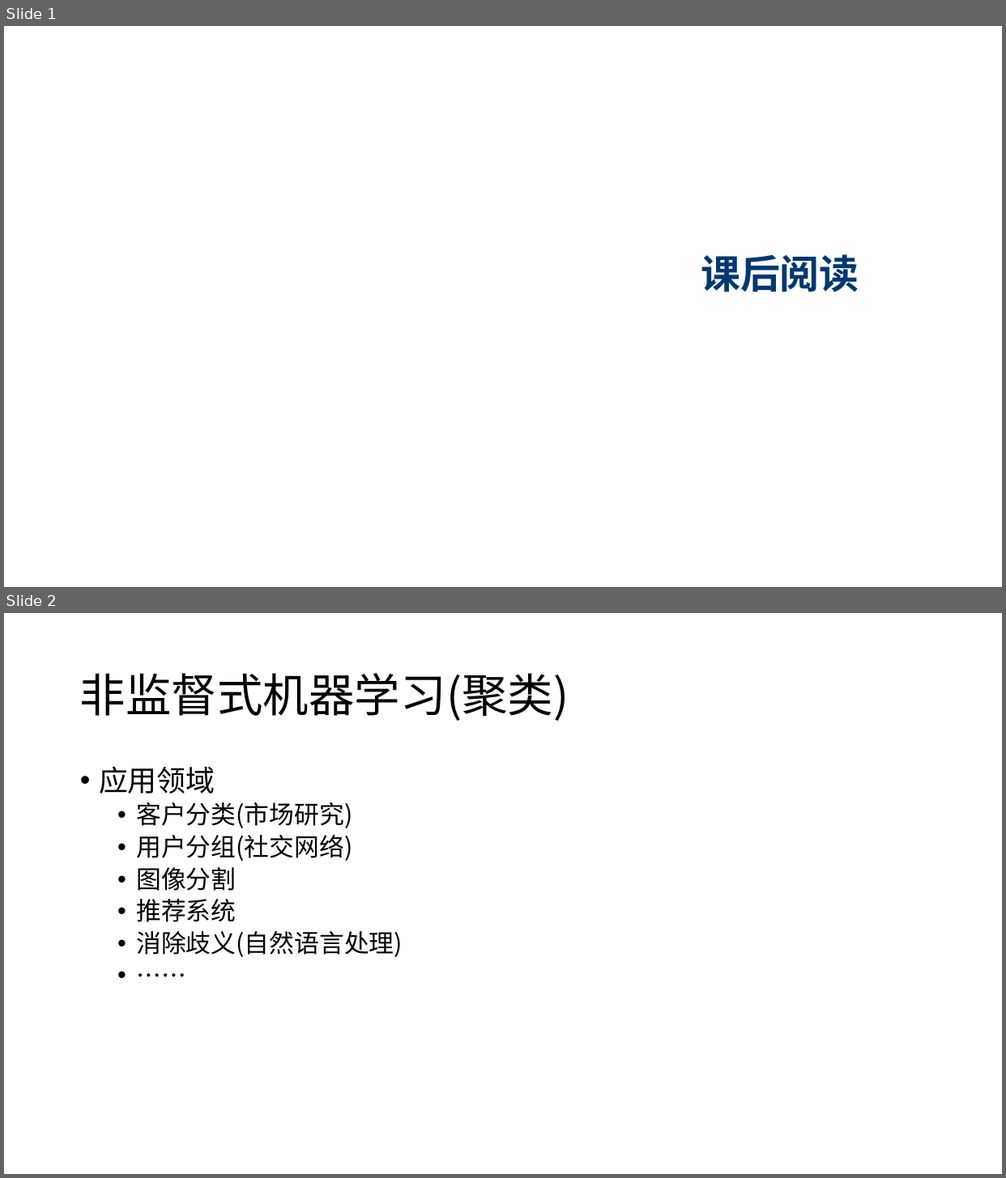
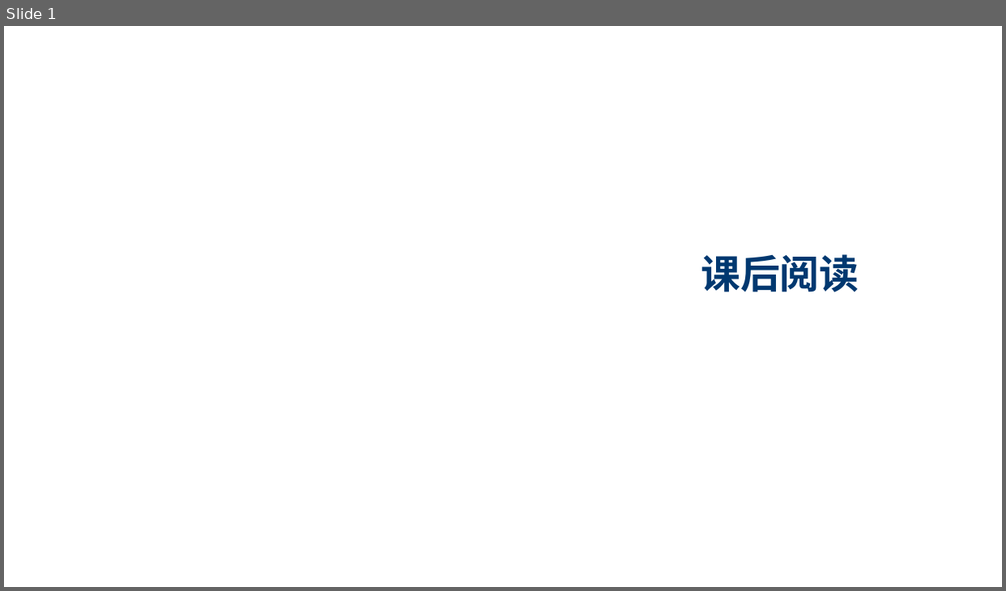
Before and after one commit to GreedyAIAcademy/Machine-Learning, a slide deck: 1introduction/机器学习课后阅读补充.pptx. Shown one above the other, each under a label of ours: slides 1 and 2 before the commit, slide 1 after it. The pictures are 1006x1178 and 1006x591 pixels, drawn with LibreOffice and Linux fonts; fonts in the diff are those of the drawing; background and template pictures are left out. Boxes give left, top, right and bottom in pixels: in the first picture for what was removed or moved away, otherwise in the second. Text is boxed around its words. In the diff, an @@ line names an element or a change of style, - is before the commit and + after.

Commit message:
minor update

```diff
--- a/1introduction/机器学习课后阅读补充.pptx
+++ b/1introduction/机器学习课后阅读补充.pptx
@@ slide 2 removed at (x1=4, y1=613, x2=1002, y2=1174), background #FFFFFF @@
@@ title removed at (x1=80, y1=673, x2=569, y2=721) @@
-非监督式机器学习(聚类)
@@ text removed at (x1=99, y1=766, x2=403, y2=957) @@
-• 应用领域
-  • 客户分类(市场研究)
-  • 用户分组(社交网络)
-  • 图像分割
-  • 推荐系统
-  • 消除歧义(自然语言处理)
-  • ……
```
